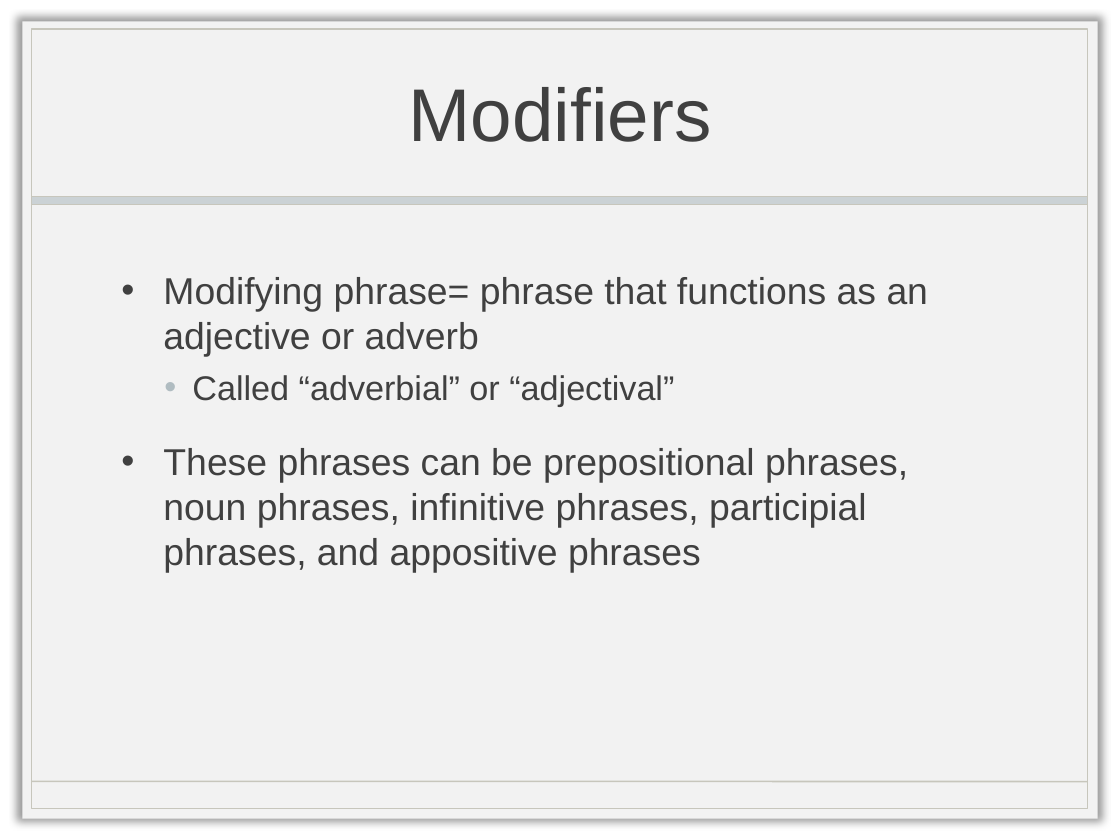
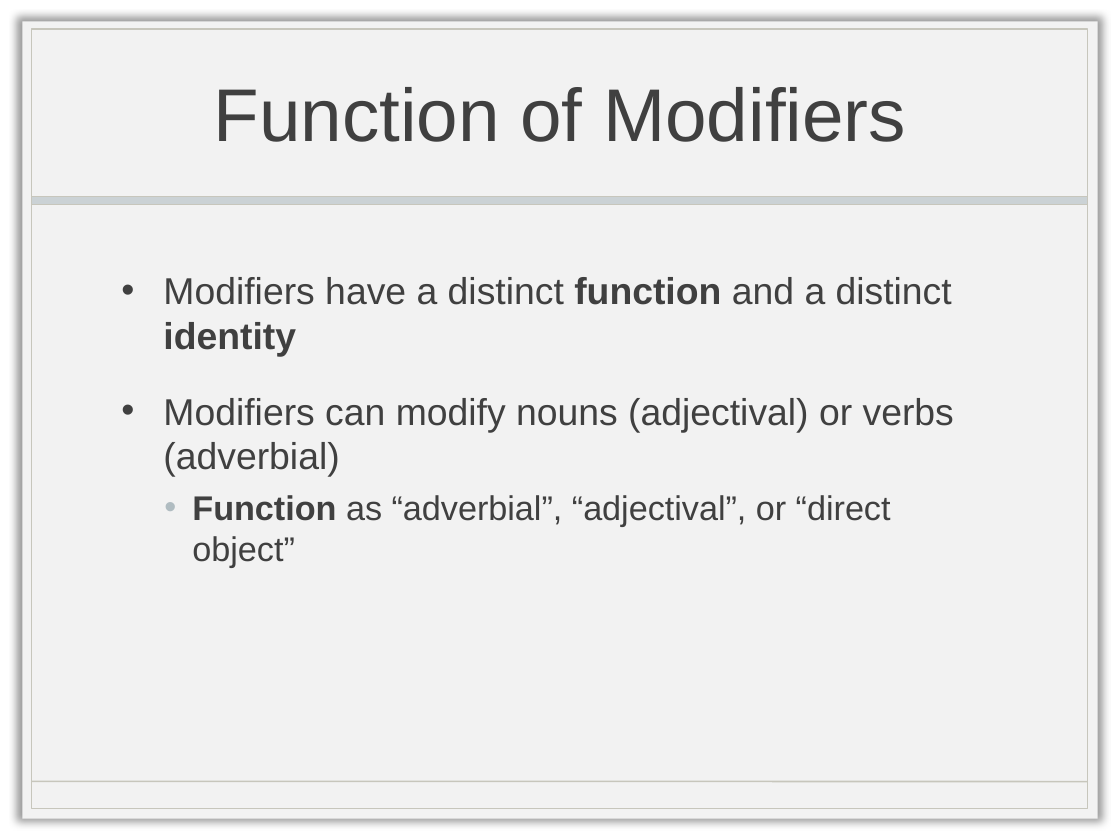
Before and after one commit to doctorlam/tecm4190, a slide deck: slide 15 of readings/4190_grammar.pptx. Drawn at 1120x840 pixels with LibreOffice and Linux fonts; fonts in the diff are those of the drawing; background and template pictures are left out. Boxes give left, top, right and bottom in pixels: in the first picture for what was removed or moved away, otherwise in the second. Text is boxed around its words. In the diff, an @@ line names an element or a change of style, - is before the commit and + after.

```diff
--- a/readings/4190_grammar.pptx
+++ b/readings/4190_grammar.pptx
@@ title at [214,87,906,142]: text changed @@
-Modifiers
+Function of Modifiers
@@ text at [163,277,954,568]: text changed @@
-• Modifying phrase= phrase that functions as an adjective or adverb
-  • Called “adverbial” or “adjectival”
-• These phrases can be prepositional phrases, noun phrases, infinitive phrases, participial phrases, and appositive phrases
+• Modifiers have a distinct function and a distinct identity
+• Modifiers can modify nouns (adjectival) or verbs (adverbial)
+  • Function as “adverbial”, “adjectival”, or “direct object”
```
Also in this commit, not shown: 7 other slides changed, 2 slides added, 3 slides removed, 2 other files.
